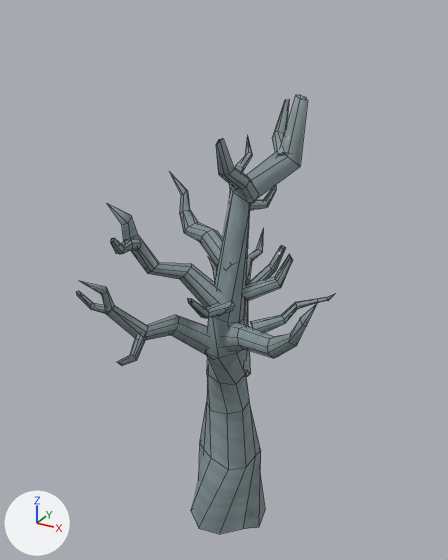
The FBX model Assets/Standard Assets/Models/tree_trunk_02.fbx, before and after one commit.
Before and after are seen from a camera (50 mm lens) standing at (0.057, -0.1065, 0.1148) and looking at (-0.0002, -0.0026, 0.0629). The axes (+X, +Y, +Z) are drawn at lower left. The lights are the same throughout. Mesh edges are drawn as thin lines. Where no turn or scale is listed for an object, it has been applied to the vertices.

The first picture shows 'tree'.
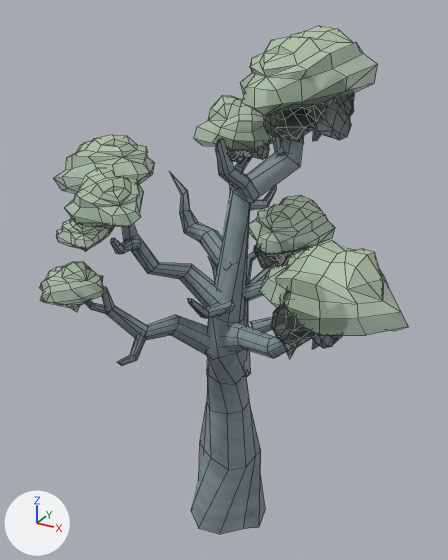
Location of each change, (x1, y1, x2, y2) in pixels of the pictures (448 x 560 px):
'leaves', added
    after: (39, 26, 409, 348)

The edits, one by one:
Picture 'leaves_D.psd' (img_leaves_d_psd) is new.
Material 'tree_leaves_mat' (mat_tree_leaves_mat) is new.
Uses the picture img_leaves_d_psd.
Mesh me_mesh_001 is new.
It has 1660 vertices, 2160 faces and spans x -0.0264..0.0411, y -0.0385..0.0342, z 0.0579..0.1118.
It uses material mat_tree_leaves_mat.
Object 'leaves' (ob_leaves) is new; it shows me_mesh_001.
Its location is (0.0, 0.0, 0.0).
